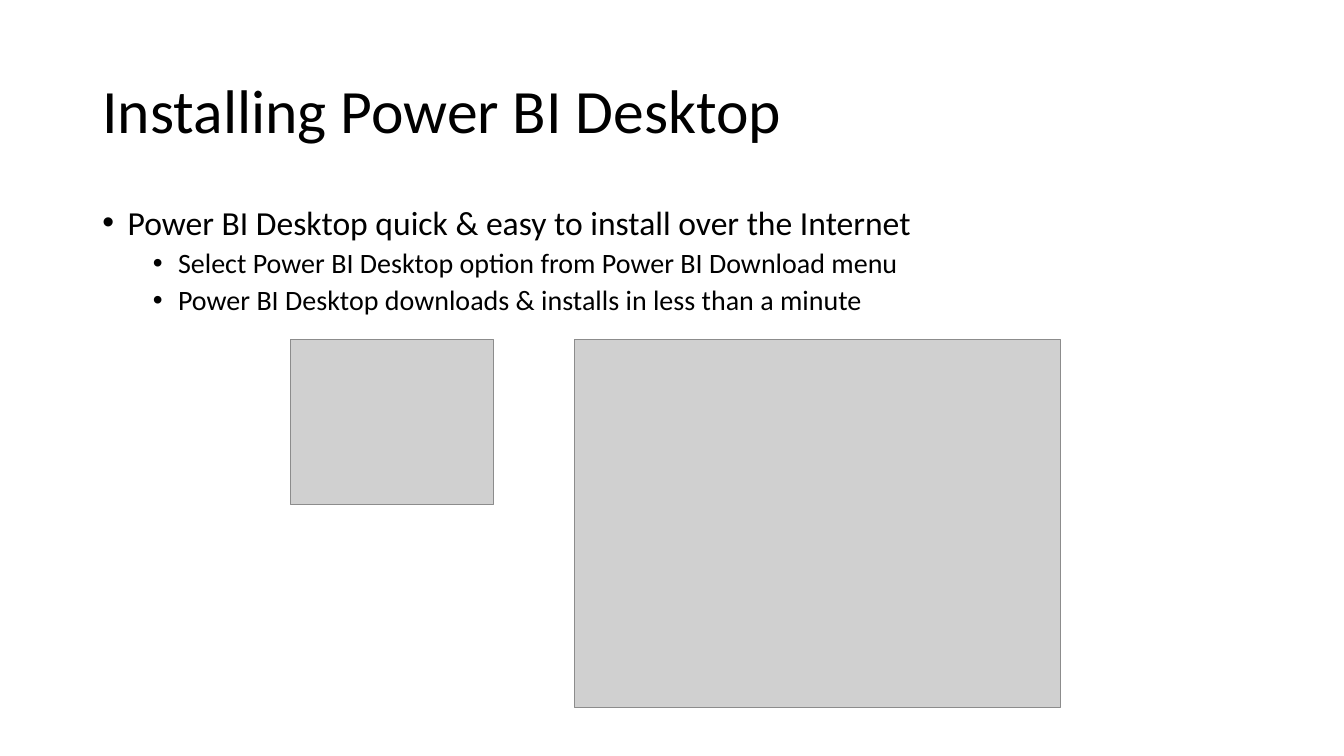
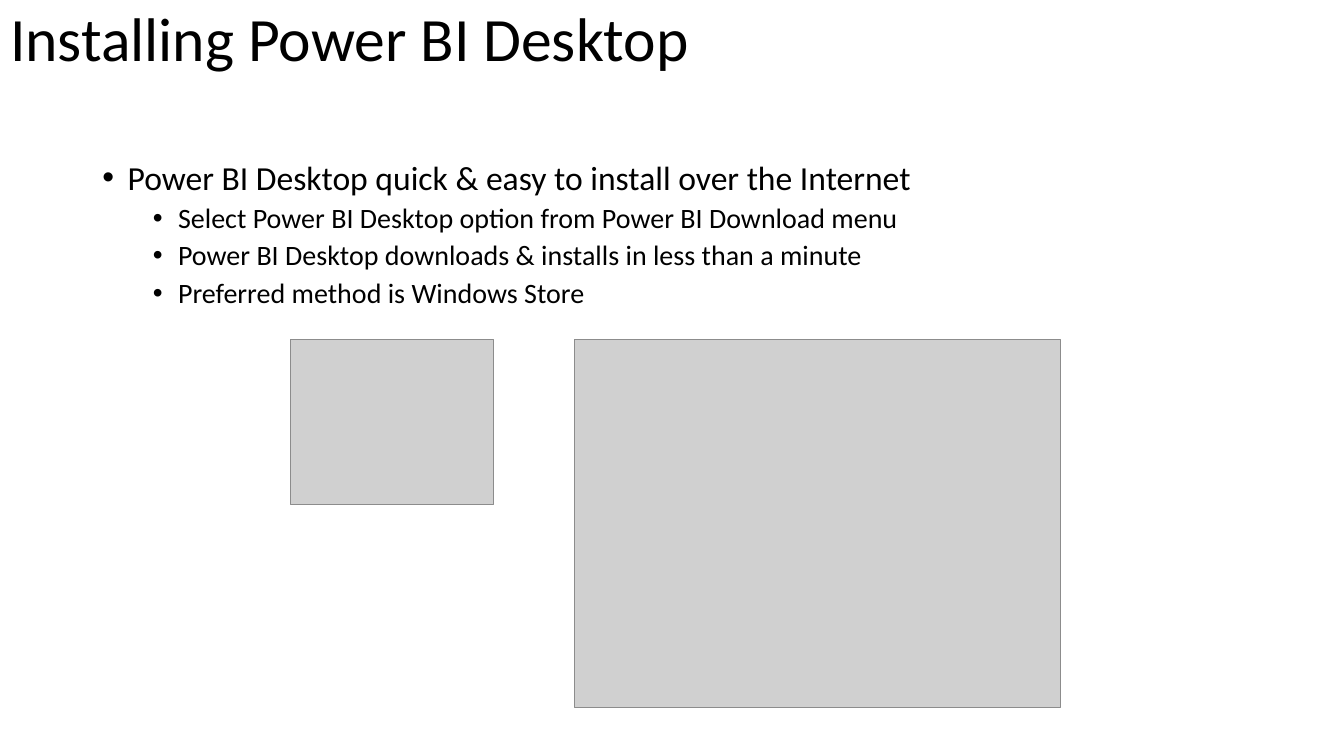
Before and after one commit to solliancenet/precon-synapse-power-bi, a slide deck: slide 12 of Slides/04 - Power BI.pptx. Drawn at 1344x756 pixels with LibreOffice and Linux fonts; fonts in the diff are those of the drawing; grey boxes stand for pictures. Boxes give left, top, right and bottom in pixels: in the first picture for what was removed or moved away, otherwise in the second. Text is boxed around its words. In the diff, an @@ line names an element or a change of style, - is before the commit and + after.

```diff
--- a/Slides/04 - Power BI.pptx
+++ b/Slides/04 - Power BI.pptx
@@ title "Installing Power BI Desktop": place and size @@
-title "Installing Power BI Desktop" at bbox=[102, 90, 781, 144]
+title "Installing Power BI Desktop" at bbox=[10, 18, 688, 72]
@@ text "Power BI Desktop quick & ...": place and size @@
-text "Power BI Desktop quick & ..." at bbox=[128, 211, 911, 315]
+text "Power BI Desktop quick & ..." at bbox=[128, 166, 911, 304]
@@ text at bbox=[178, 283, 584, 304]: paragraph added @@
+  • Preferred method is Windows Store
```
Also in this commit, not shown: 46 other slides changed, 10 slides added, 4 slides removed.
